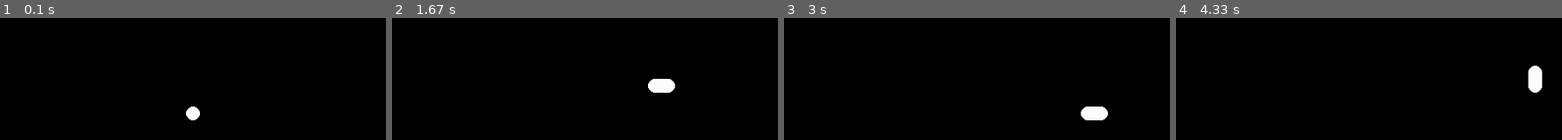
Above: before the commit, frames 1-4 (left to right).
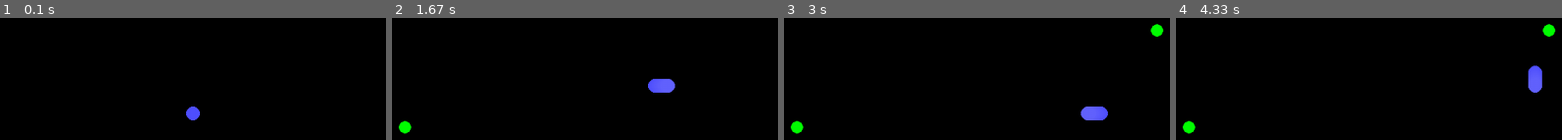
Above: after the commit, the same moments.

Repository: fredrik-andreassen/pygame-snake
Game: pygame game, started from main.py
Same seed, same stepped clock (60 frames per second), same inputs: the game is played once before the commit and once after it.
Inputs:
- Up to frame 1 (0.1 s): no input
- Up to frame 2 (1.67 s): hold Right 0.33-0.8 s; hold Up 0.83-1.13 s; hold Right 1.17-1.63 s
- Up to frame 3 (3 s): hold Down 2.23-2.53 s; hold Left 2.57-2.97 s
- Up to frame 4 (4.33 s): hold Up 3-3.37 s; hold Right 3.4-4.03 s; hold Down from 4.07 s (still down)

The runs differ from the first frame. In frame 1, 0.3% of the frame differs, in the area x 48-52%, y 72-84%; in frame 2, 1.0%; in frame 3, 1.3%; in frame 4, 1.3%, in the area x 1-99%, y 4-96%.

Commit message:
Slange har farge

Diff:
--- a/Board.py
+++ b/Board.py
@@ -25,13 +25,13 @@
 
     def assess_food(self) -> None:
         if len(self.available_food) < len(self.snakes) + 1:
-            if random.random() < 0.001:
+            if random.random() < 0.01:
                 self.place_food()
 
 
     def add_snake(self, key_mapping: dict):
         id = len(self.snakes) + 1
-        self.snakes.append(Snake(self, id, key_mapping))
+        self.snakes.append(Snake(self, id, key_mapping, 'blue'))
 
 
     def pass_event(self, event):
--- a/Snake.py
+++ b/Snake.py
@@ -6,15 +6,38 @@
 
 
 class Snake:
-    def __init__(self, board, id: int, key_mapping: dict, color: tuple[int, int, int] = (255, 255, 255)) -> None:
+    def __init__(self, board, id: int, key_mapping: dict, color: str = '') -> None:
         self.board = board
         self.id = id
         self.key_mapping = key_mapping
-        self.color = color
 
         self.radius = board.step / 2
 
+        self.generate_color_pattern(color)
+
         self.reset()
+
+
+    def generate_color_pattern(self, color: str = ''):
+        darkest, brightest = 80, 190
+        color_pattern = [(i, i, i) for i in range(darkest, brightest)]
+
+        if color:
+            if color == 'red':
+                color_pattern = [(255, i, i) for i in range(darkest, brightest)]
+            if color == 'green':
+                color_pattern = [(i, 255, i) for i in range(darkest, brightest)]
+            if color == 'blue':
+                color_pattern = [(i, i, 255) for i in range(darkest, brightest)]
+            if color == 'yellow':
+                color_pattern = [(255, 255, i) for i in range(darkest, brightest)]
+            if color == 'purple':
+                color_pattern = [(255, i, 255) for i in range(darkest, brightest)]
+
+        self.color_pattern = color_pattern + list(reversed(color_pattern))
+        print(self.color_pattern)
+        self.color_pattern_len = len(self.color_pattern)
+
 
 
     def reset(self) -> None:
@@ -123,5 +146,6 @@
 
 
     def draw(self) -> None:
-        for x, y in self.get_current_visual_placement():
-            pygame.draw.circle(self.board.surface, self.color, (x, y), self.radius)
+        for i, (x, y) in enumerate(self.get_current_visual_placement()):
+            color = self.color_pattern[i % self.color_pattern_len]
+            pygame.draw.circle(self.board.surface, color, (x, y), self.radius)
